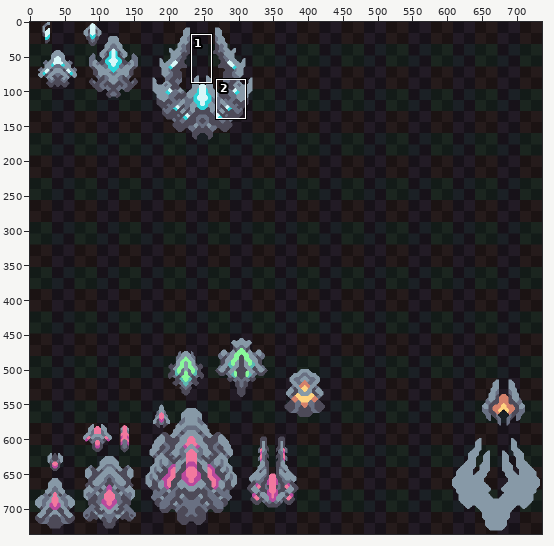
A pixel-art file gets an edit: assets/sprites/atlas/units.ase. The picture above shows the old version from afar; the outline marks the close-up.
Close-up. Before:
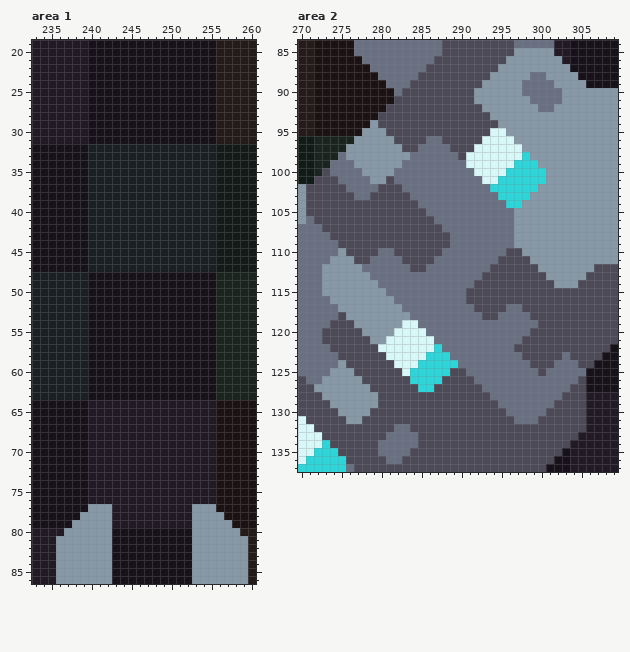
736x736 pixels, 1 frame. Colours within 5 levels of each other are drawn and written as one. Shown: area 1: x 233..260, y 19..86; area 2: x 270..309, y 84..137. The commit also changed other parts of the picture, which this record leaves out.
And afterwards:
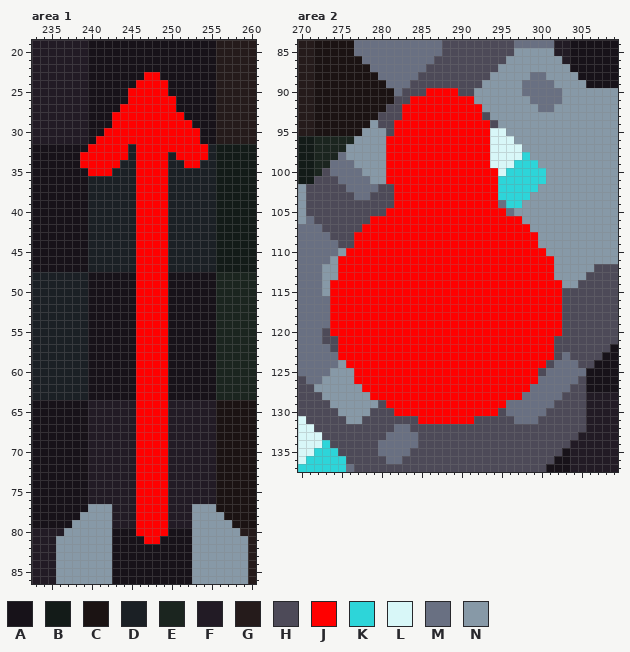
Palette (. is transparent): A #171219  B #131b18  C #1b1313  D #1b2025  E #1b251f  F #221b25  G #251b1b  H #4d4a58  J #ff0000  K #2dd5d9  L #d8f7f8  M #697082  N #8799a7
From old to new:
Changed rows in their new state; - is an unchanged pixel.
Area 1, layer "A":
first column x 239:
23 --------JJ------
24 -------JJJJ-----
25 ------JJJJJ-----
26 ------JJJJJJ----
27 -----JJJJJJJ----
28 ----JJJJJJJJJ---
29 ----JJJJJJJJJJ--
30 ---JJJJJJJJJJJJ-
31 --JJJJJJJJJJJJJ-
32 -JJJJJ-JJJJJJJJJ
33 JJJJJJ-JJJJ-JJJJ
34 JJJJJ--JJJJ--JJ-
35 -JJJ---JJJJ-----
36 -------JJJJ-----
37 -------JJJJ-----
38 -------JJJJ-----
39 -------JJJJ-----
40 -------JJJJ-----
41 -------JJJJ-----
42 -------JJJJ-----
43 -------JJJJ-----
44 -------JJJJ-----
45 -------JJJJ-----
46 -------JJJJ-----
47 -------JJJJ-----
48 -------JJJJ-----
49 -------JJJJ-----
50 -------JJJJ-----
51 -------JJJJ-----
52 -------JJJJ-----
53 -------JJJJ-----
54 -------JJJJ-----
55 -------JJJJ-----
56 -------JJJJ-----
57 -------JJJJ-----
58 -------JJJJ-----
59 -------JJJJ-----
60 -------JJJJ-----
61 -------JJJJ-----
62 -------JJJJ-----
63 -------JJJJ-----
64 -------JJJJ-----
65 -------JJJJ-----
66 -------JJJJ-----
67 -------JJJJ-----
68 -------JJJJ-----
69 -------JJJJ-----
70 -------JJJJ-----
71 -------JJJJ-----
72 -------JJJJ-----
73 -------JJJJ-----
74 -------JJJJ-----
75 -------JJJJ-----
76 -------JJJJ-----
77 -------JJJJ-----
78 -------JJJJ-----
79 -------JJJJ-----
80 -------JJJJ-----
81 --------JJ------
Area 2, layer "A":
first column x 274:
 90 ------------JJJJ-------------
 91 ----------JJJJJJJJ-----------
 92 ---------JJJJJJJJJJ----------
 93 ---------JJJJJJJJJJ----------
 94 --------JJJJJJJJJJJJ---------
 95 --------JJJJJJJJJJJJ---------
 96 -------JJJJJJJJJJJJJ---------
 97 -------JJJJJJJJJJJJJ---------
 98 -------JJJJJJJJJJJJJ---------
 99 -------JJJJJJJJJJJJJ---------
100 -------JJJJJJJJJJJJJJ--------
101 -------JJJJJJJJJJJJJJ--------
102 --------JJJJJJJJJJJJJ--------
103 --------JJJJJJJJJJJJJ--------
104 --------JJJJJJJJJJJJJ--------
105 -------JJJJJJJJJJJJJJJ-------
106 -----JJJJJJJJJJJJJJJJJJJ-----
107 ----JJJJJJJJJJJJJJJJJJJJJ----
108 ---JJJJJJJJJJJJJJJJJJJJJJJ---
109 ---JJJJJJJJJJJJJJJJJJJJJJJ---
110 --JJJJJJJJJJJJJJJJJJJJJJJJJ--
111 -JJJJJJJJJJJJJJJJJJJJJJJJJJJ-
112 -JJJJJJJJJJJJJJJJJJJJJJJJJJJ-
113 -JJJJJJJJJJJJJJJJJJJJJJJJJJJ-
114 JJJJJJJJJJJJJJJJJJJJJJJJJJJJJ
115 JJJJJJJJJJJJJJJJJJJJJJJJJJJJJ
116 JJJJJJJJJJJJJJJJJJJJJJJJJJJJJ
117 JJJJJJJJJJJJJJJJJJJJJJJJJJJJJ
118 JJJJJJJJJJJJJJJJJJJJJJJJJJJJJ
119 JJJJJJJJJJJJJJJJJJJJJJJJJJJJJ
120 JJJJJJJJJJJJJJJJJJJJJJJJJJJJJ
121 -JJJJJJJJJJJJJJJJJJJJJJJJJJJ-
122 -JJJJJJJJJJJJJJJJJJJJJJJJJJJ-
123 -JJJJJJJJJJJJJJJJJJJJJJJJJJJ-
124 --JJJJJJJJJJJJJJJJJJJJJJJJJ--
125 ---JJJJJJJJJJJJJJJJJJJJJJJ---
126 ---JJJJJJJJJJJJJJJJJJJJJJJ---
127 ----JJJJJJJJJJJJJJJJJJJJJ----
128 -----JJJJJJJJJJJJJJJJJJJ-----
129 -------JJJJJJJJJJJJJJJ-------
130 --------JJJJJJJJJJJJJ--------
131 -----------JJJJJJJ-----------
Pixel boxes of the changes (left, top, right, bottom) in both close-ups:
changed: (80, 72, 208, 544)
changed: (330, 88, 562, 424)
